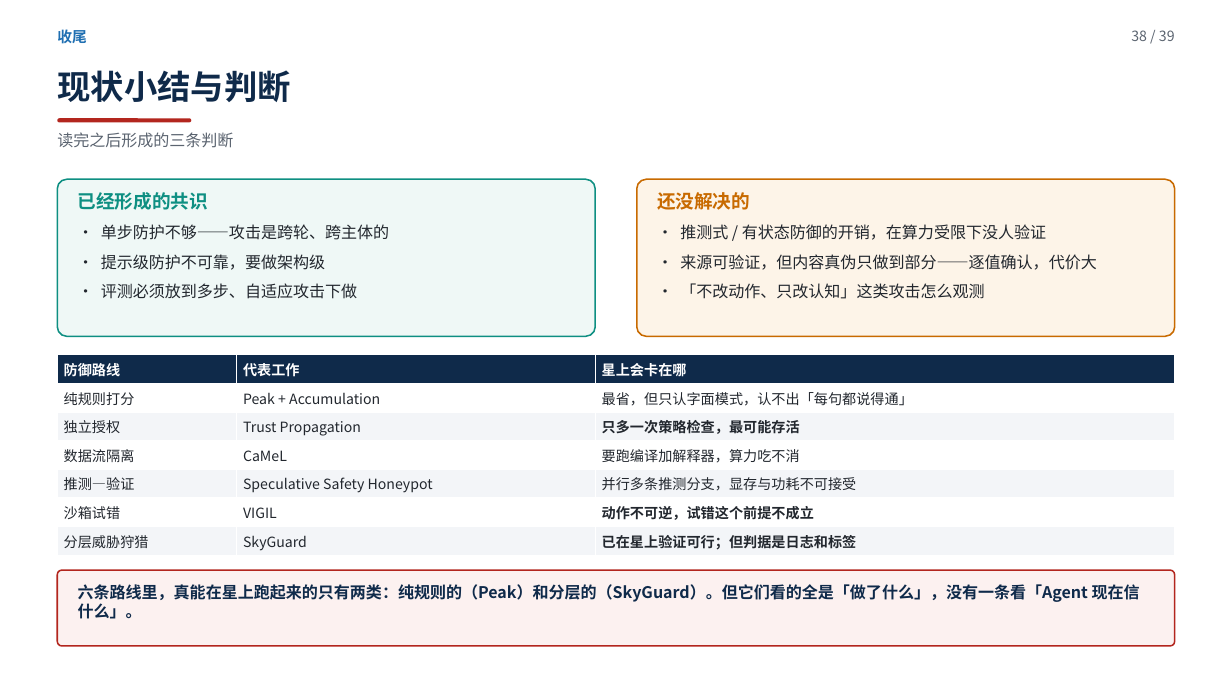
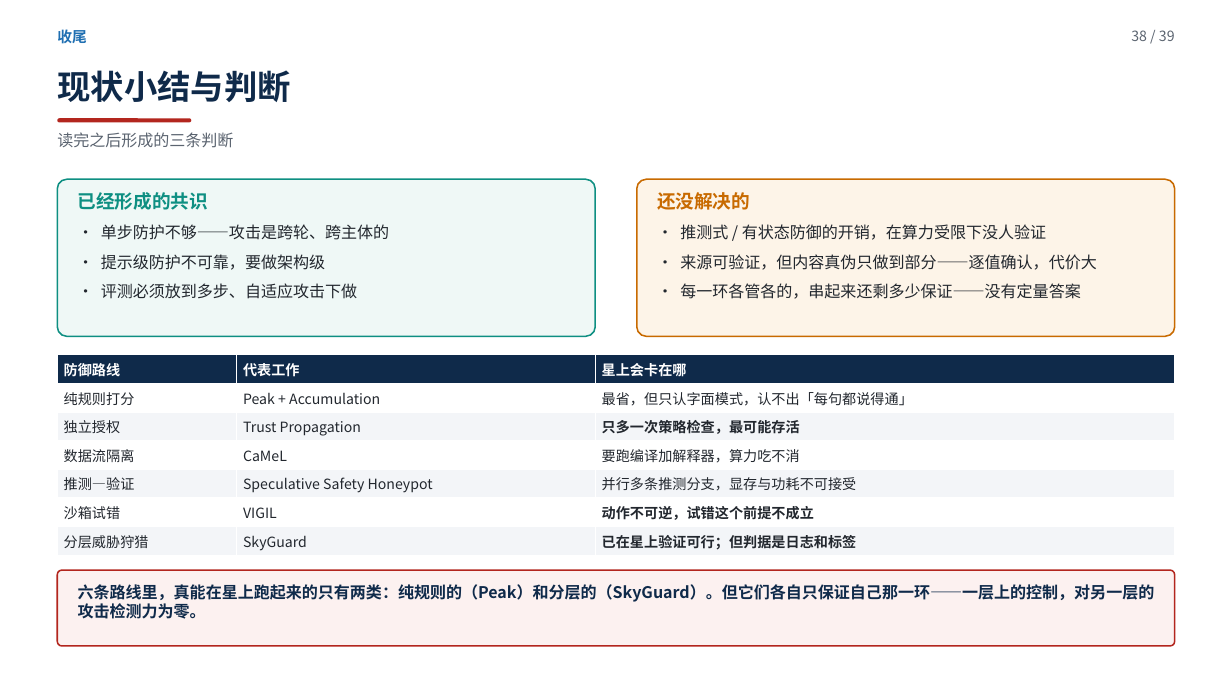
Before and after one commit to yiiiiiii1/multi-agent-remote-sensing, a slide deck: slide 38 of 阶段2-卫星多智能体防御/presentations/卫星多智能体安全调研汇报.pptx. Drawn at 1232x693 pixels with LibreOffice and Linux fonts; fonts in the diff are those of the drawing. Boxes give left, top, right and bottom in pixels: in the first picture for what was removed or moved away, otherwise in the second. Text is boxed around its words. In the diff, an @@ line names an element or a change of style, - is before the commit and + after.

Commit message:
P38 修正：删掉站不住的『只改认知怎么观测』（ARGUS/AGRI 已在做），换成『跨环串联的保证没人算过』；结论句从『没有一条看信念』改成『各自只保证自己那一环，跨层检测力为零』——这句有两篇综述支撑。讲稿同步

```diff
--- a/阶段2-卫星多智能体防御/presentations/卫星多智能体安全调研汇报.pptx
+++ b/阶段2-卫星多智能体防御/presentations/卫星多智能体安全调研汇报.pptx
@@ text at box(680, 283, 1081, 299): text changed @@
-· 「不改动作、只改认知」这类攻击怎么观测
+· 每一环各管各的，串起来还剩多少保证——没有定量答案
@@ text at box(78, 584, 1155, 619): text changed @@
-六条路线里，真能在星上跑起来的只有两类：纯规则的（Peak）和分层的（SkyGuard）。但它们看的全是「做了什么」，没有一条看「Agent 现在信什么」。
+六条路线里，真能在星上跑起来的只有两类：纯规则的（Peak）和分层的（SkyGuard）。但它们各自只保证自己那一环——一层上的控制，对另一层的攻击检测力为零。
```
Also in this commit, not shown: 2 other files.
